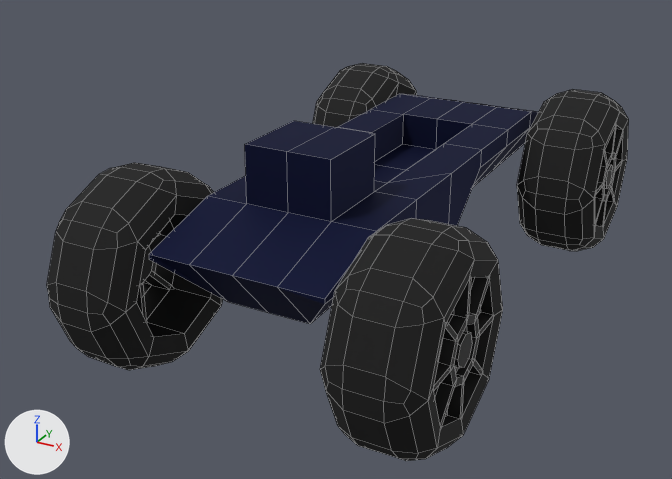
An edit to the Blender file assets/basic_buggy.blend, drawn before and after from the same camera.
The view is the same before and after, from a 50 mm lens placed at (2.47, -5.16, 2.81), pointed at (-0.22, -0.29, 0.38). The axes (+X, +Y, +Z) are drawn at lower left. The lights are the same throughout. Mesh edges are drawn as thin lines.

Script lines for the objects in view, before the commit:
```python
me_chassis = bpy.data.meshes.new('Chassis')
me_chassis.from_pydata(...)  # 94 vertices, 92 faces; spans x -0.53..0.53, y -1.85..1.75, z 0.44..1.28
me_chassis.materials.append(mat_chassis)  # dark blue #1d2247
me_cube_001 = bpy.data.meshes.new('Cube.001')
me_cube_001.from_pydata(...)  # 264 vertices, 266 faces; spans x -0.364..0.186, y -0.589..0.594, z -0.594..0.594
# faces by material slot: [137, 129]
me_cube_001.materials.append(mat_tyre)  # black #0c0c0c
me_cube_001.materials.append(mat_rims)  # black #313131
ob_chassis = bpy.data.objects.new('Chassis', me_chassis)
ob_chassis.location = (0.0, 0.0, 0.0)
ob_chassis.rotation_euler = (0.0, 0.0, 3.142)  # degrees (0, 0, 180)
ob_wheel = bpy.data.objects.new('Wheel', me_cube_001)
ob_wheel.parent = ob_chassis
ob_wheel.location = (0.951, -1.414, 0.504)
_m = ob_wheel.modifiers.new('Mirror', 'MIRROR')
_m.use_axis = (True, True, False)
_m.mirror_object = ob_center
```
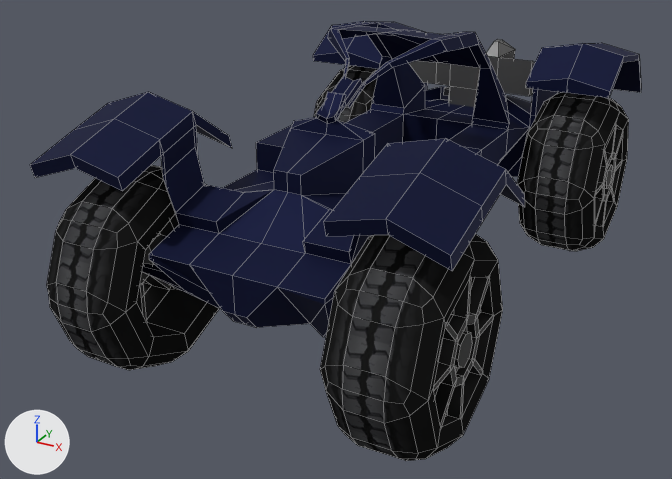
Where the change shows, as pixel boxes (x1, y1, x2, y2) in the pictures (672 x 479 px):
'Chassis', reshaped (57% wider, 37% taller): before (149, 94, 538, 324); after (30, 21, 641, 337)
part 1 of me_chassis, added: after (409, 39, 535, 107)
part 2 of me_chassis, built on: before (159, 94, 538, 288); after (30, 21, 641, 337)

The change, as a diff of the scene's bpy script:
```diff
--- a/assets/basic_buggy.blend.py
+++ b/assets/basic_buggy.blend.py
@@ mat_engine @@
+mat_engine = principled_material('Engine')
+mat_engine.base_color = (0.138, 0.138, 0.138)  # dark grey #686868
+mat_engine.metallic = 0.625
+mat_engine.roughness = 0.467
+mat_engine.sheen_weight = 0.103
@@ me_chassis @@
 # used by ob_chassis; location = (0.0, 0.0, 0.0); rotation_euler = (0.0, 0.0, 3.142), in degrees (0, 0, 180)
-me_chassis.from_pydata(...)  # 94 vertices, 92 faces; spans x -0.53..0.53, y -1.85..1.75, z 0.44..1.28
+me_chassis.from_pydata(...)  # 512 vertices, 543 faces; spans x -1.19..1.19, y -2.1..1.86, z 0.31..1.7
+# me_chassis part 1: a new loose piece of 61 vertices spanning x -0.49..0.49, y -1.75..-1.34, z 0.83..1.39, in mat_engine (dark grey #686868)
+# me_chassis part 2: 24 vertices moved from x -0.53..0.53, y -1.85..1.22, z 0.44..1.28 to x -0.53..0.53, y -1.71..1.22, z 0.31..1.34; 4 vertices removed from x -0.53..0.53, y 0.21..1.22, z 0.44..0.94; 361 vertices added at x -1.19..1.19, y -2.1..1.86, z 0.37..1.7
 me_chassis.materials.append(mat_chassis)
+me_chassis.materials.append(mat_engine)  # dark grey #686868
```
